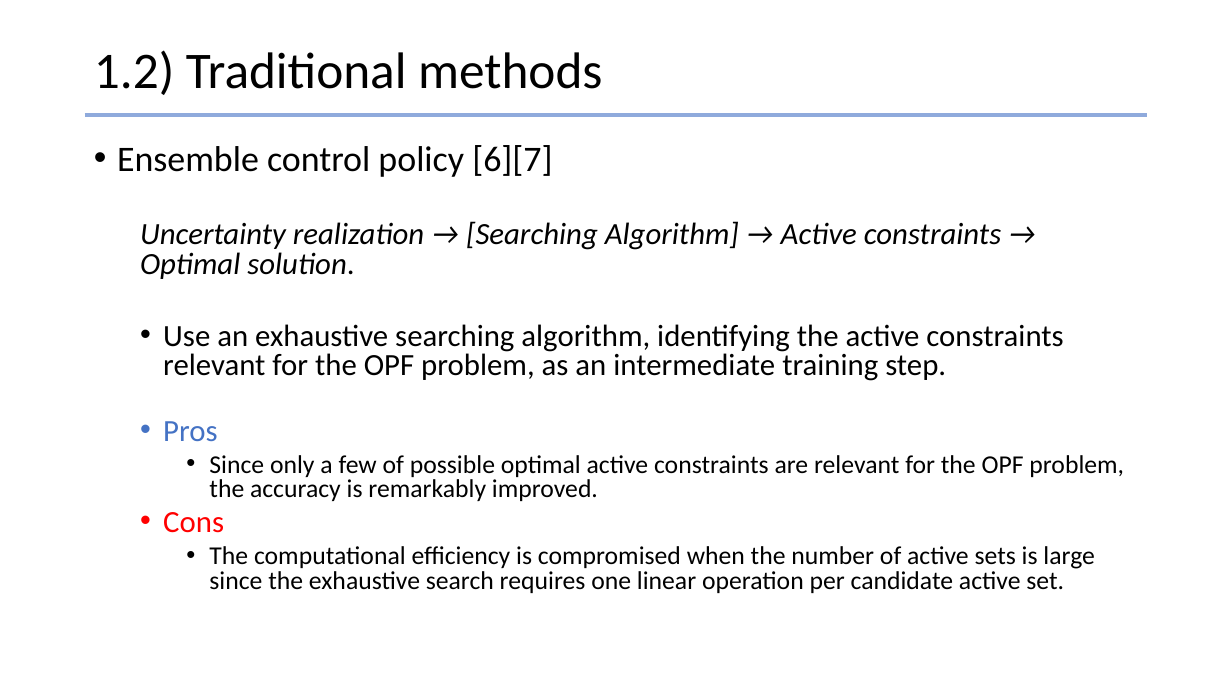
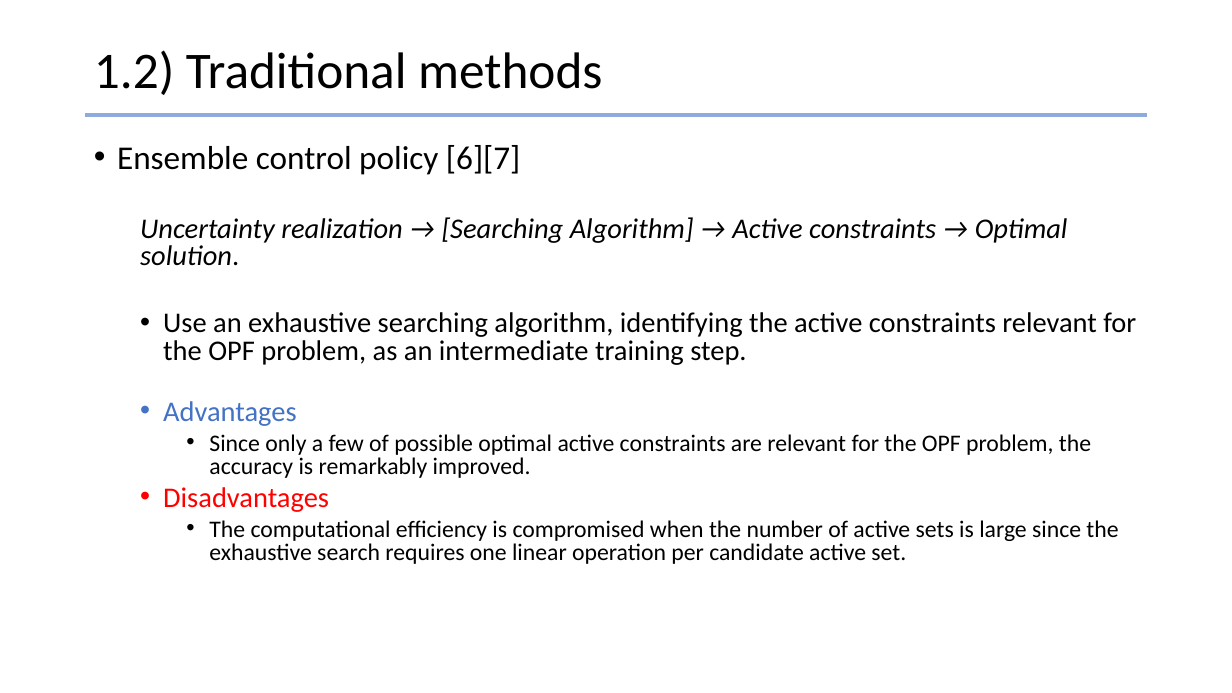
Before and after one commit to jhyun0919/Project_EE394V_SPR2020, a slide deck: slide 7 of report/presentation.pptx. Drawn at 1232x693 pixels with LibreOffice and Linux fonts; fonts in the diff are those of the drawing. Boxes give left, top, right and bottom in pixels: in the first picture for what was removed or moved away, otherwise in the second. Text is boxed around its words. In the diff, an @@ line names an element or a change of style, - is before the commit and + after.

Commit message:
doc: updated slides

```diff
--- a/report/presentation.pptx
+++ b/report/presentation.pptx
@@ text at (x1=117, y1=145, x2=1136, y2=564): size 28 to 25.9 pt in "Ensemble control policy [6][7]"; size 24 to 22.2 pt in "Uncertainty realization → [Searching Algorithm] → Active ...", "Use an exhaustive searching algorithm, identifying the ..."; size 20 to 18.5 pt in "Since only a few of possible optimal ...", "The computational efficiency is compromised when the ..." @@
@@ text at (x1=163, y1=401, x2=296, y2=426): text changed; size 24 to 22.2 pt @@
-  • Pros
+  • Advantages
@@ text at (x1=163, y1=487, x2=329, y2=512): text changed; size 24 to 22.2 pt @@
-  • Cons
+  • Disadvantages
```
Also in this commit, not shown: 3 other slides changed.
